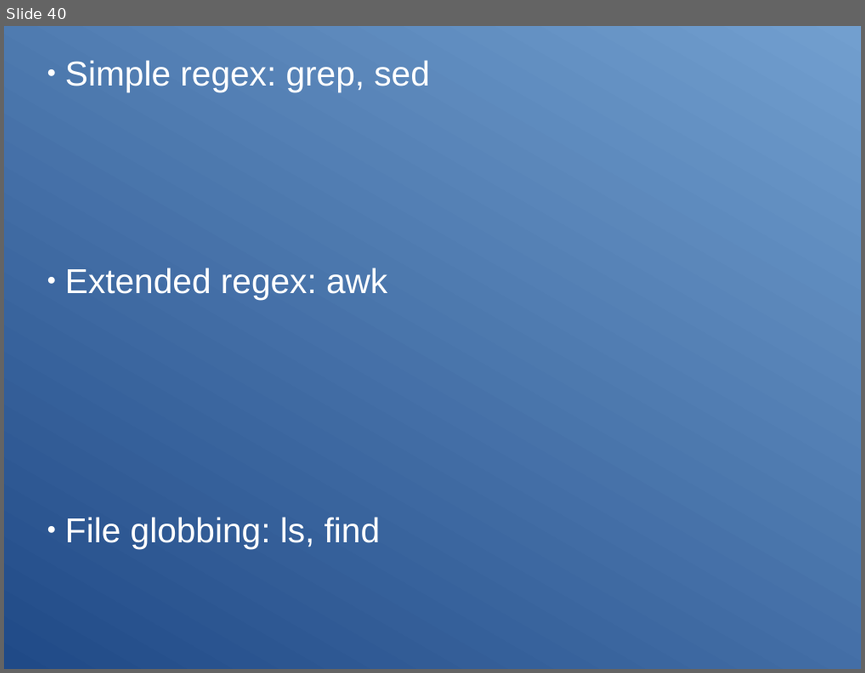
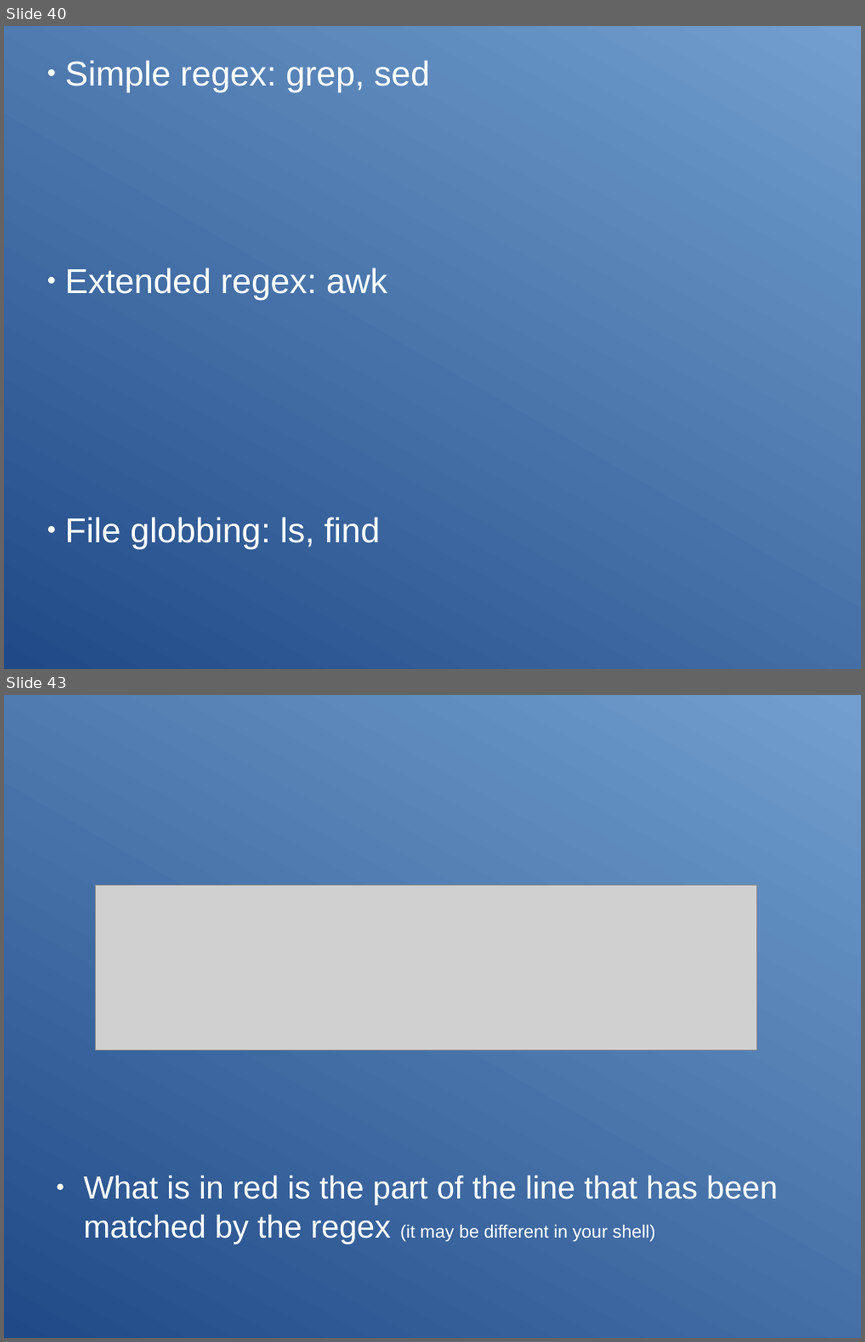
Before and after one commit to Clibre/An-introduction-to-bash, a slide deck: presentation.odp. Shown one above the other, each under a label of ours: slide 40 before the commit, slides 40 and 43 after it; the slides between them are not shown. The pictures are 865x673 and 865x1342 pixels, drawn with LibreOffice and Linux fonts; fonts in the diff are those of the drawing; grey boxes stand for pictures. Boxes give left, top, right and bottom in pixels: in the first picture for what was removed or moved away, otherwise in the second. Text is boxed around its words. In the diff, an @@ line names an element or a change of style, - is before the commit and + after.

```diff
--- a/presentation.odp
+++ b/presentation.odp
@@ slide 43 added at (4, 695, 861, 1338), background gradient #204A87 to #729FCF @@
@@ picture added at (96, 885, 756, 1050) @@
@@ text added at (84, 1174, 778, 1243), 29.6 pt, text #FFFFFF @@
+● What is in red is the part of the line that has been matched by the regex (it may be different in your shell)
```
Also in this commit, not shown: 10 other slides added, 10 other files.
